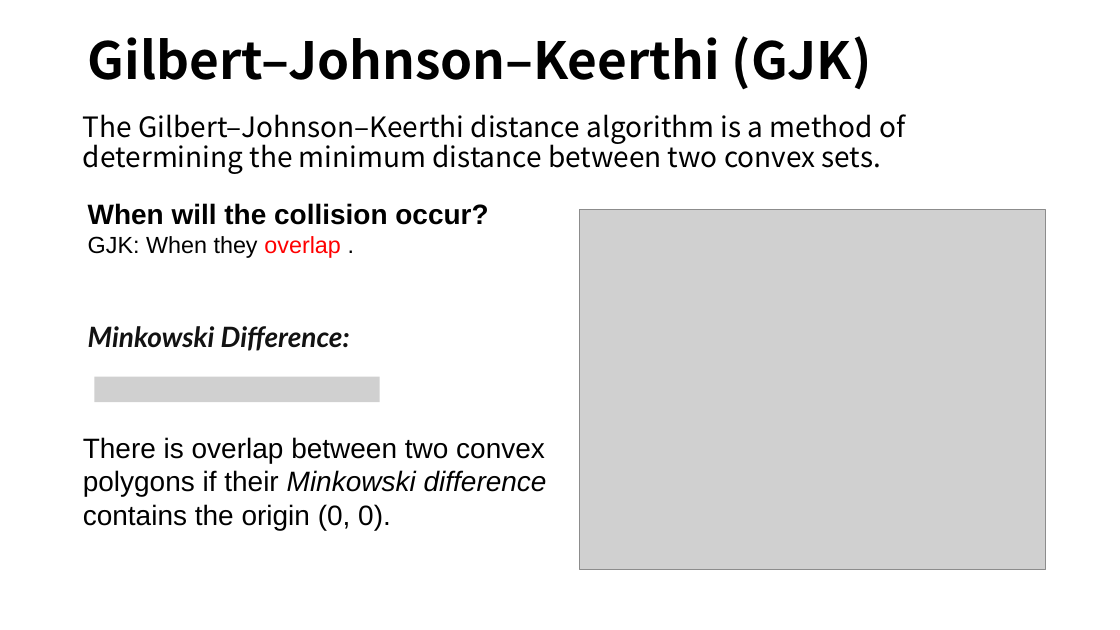
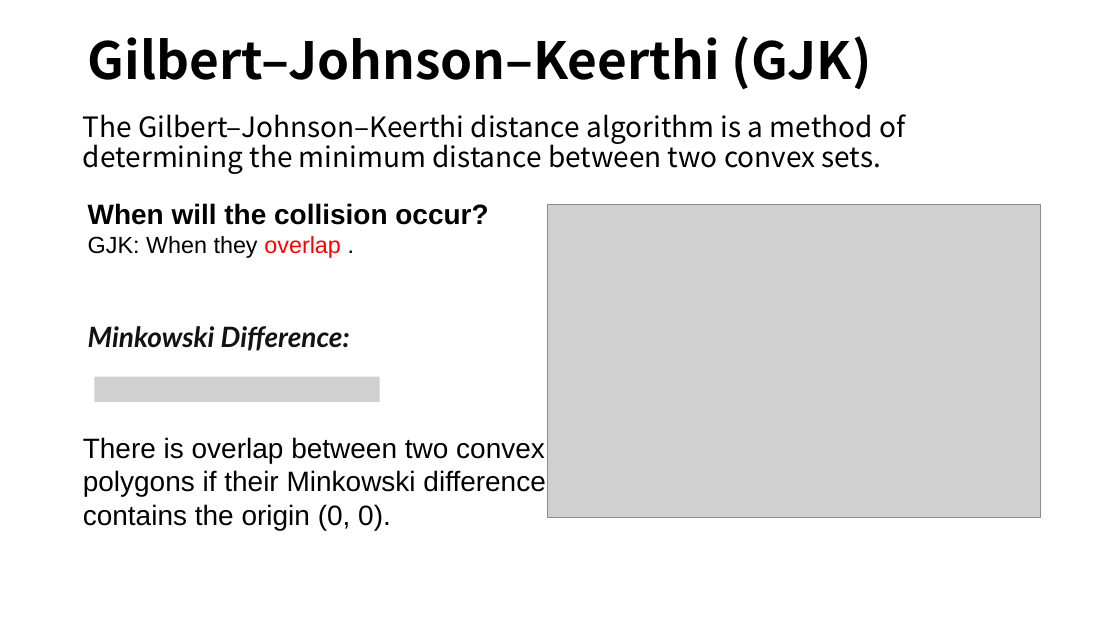
Before and after one commit to LILKOTYO/Lab-Presentation, a slide deck: slide 16 of 20230327_Collision_Detection/Collision_Detection.pptx (slide 15 before the commit). Drawn at 1120x630 pixels with LibreOffice and Linux fonts; fonts in the diff are those of the drawing; grey boxes stand for pictures. Boxes give left, top, right and bottom in pixels: in the first picture for what was removed or moved away, otherwise in the second. Text is boxed around its words. In the diff, an @@ line names an element or a change of style, - is before the commit and + after.

```diff
--- a/20230327_Collision_Detection/Collision_Detection.pptx
+++ b/20230327_Collision_Detection/Collision_Detection.pptx
@@ picture resized from (x1=580, y1=209, x2=1046, y2=569) to (x1=548, y1=204, x2=1041, y2=518) @@
@@ text "There is overlap between two ..." at (x1=83, y1=437, x2=545, y2=530): italic off in "Minkowski difference" @@
```
Also in this commit, not shown: 2 other slides changed, 8 slides added.
